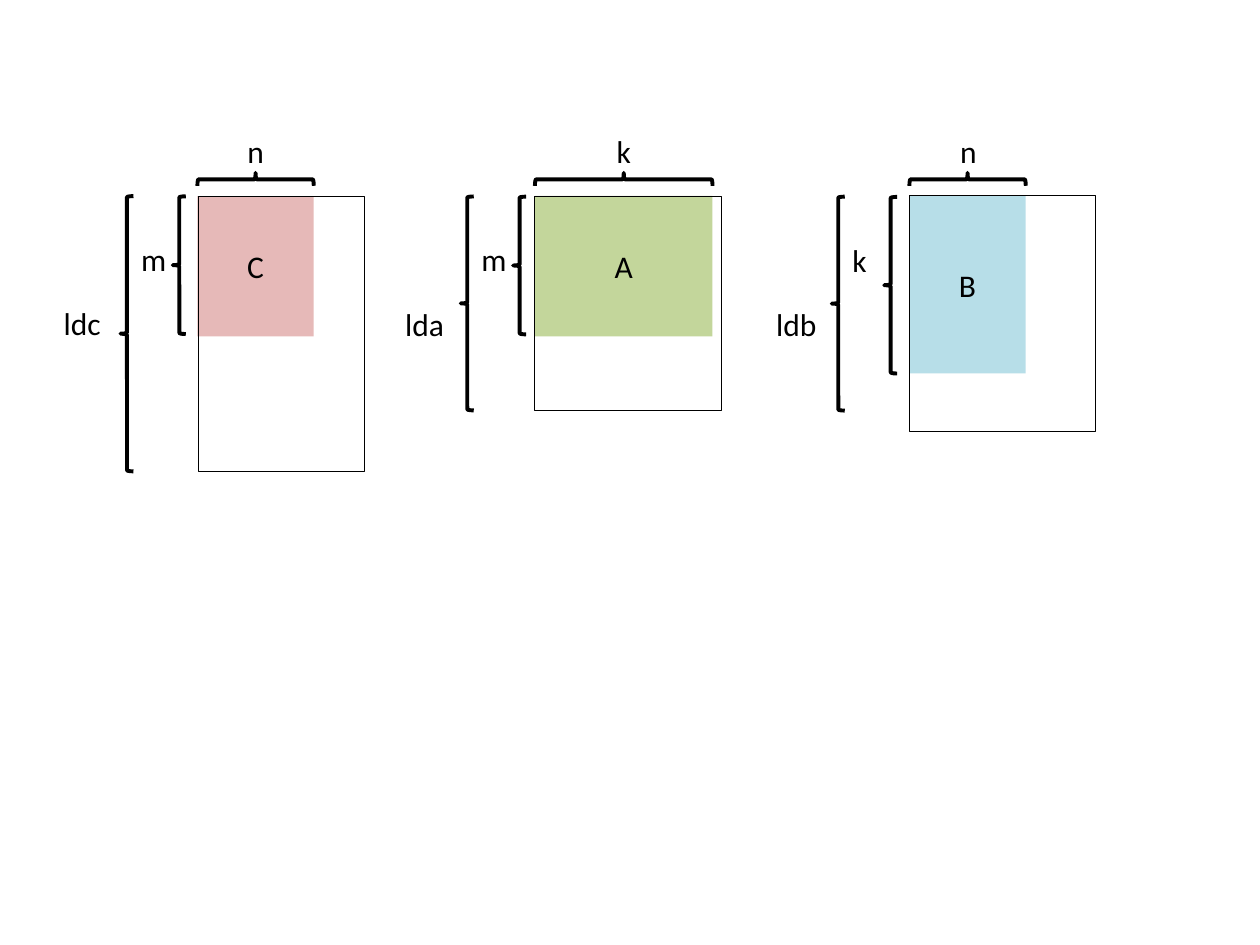
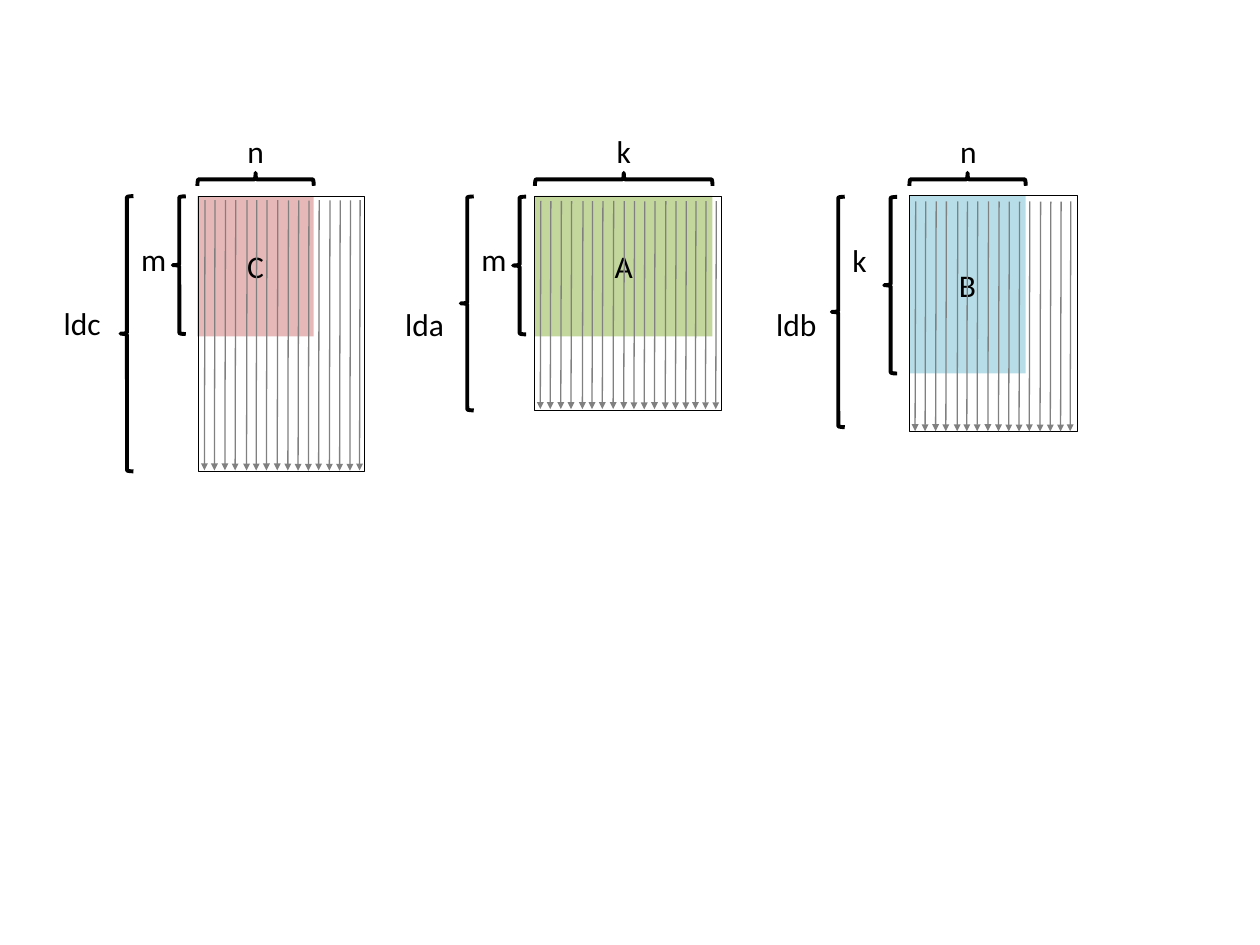
Before and after one commit to flame/blislab, a slide deck: slide 1 of docs/LeadingDim.pptx. Drawn at 1260x945 pixels with LibreOffice and Linux fonts; fonts in the diff are those of the drawing. Boxes give left, top, right and bottom in pixels: in the first picture for what was removed or moved away, otherwise in the second. Text is boxed around its words. In the diff, an @@ line names an element or a change of style, - is before the commit and + after.

```diff
--- a/docs/LeadingDim.pptx
+++ b/docs/LeadingDim.pptx
@@ group added at <box>204,200,360,471</box>: 16 arrows @@
@@ group added at <box>541,200,717,410</box>: 18 arrows @@
@@ left brace: place and size @@
-left brace at <box>832,197,844,411</box>
+left brace at <box>832,197,844,427</box>
@@ rectangle: place and size @@
-rectangle at <box>910,197,1096,432</box>
+rectangle at <box>910,197,1077,432</box>
@@ group added at <box>915,202,1071,432</box>: 16 arrows @@
```
Also in this commit, not shown: 10 other files.
